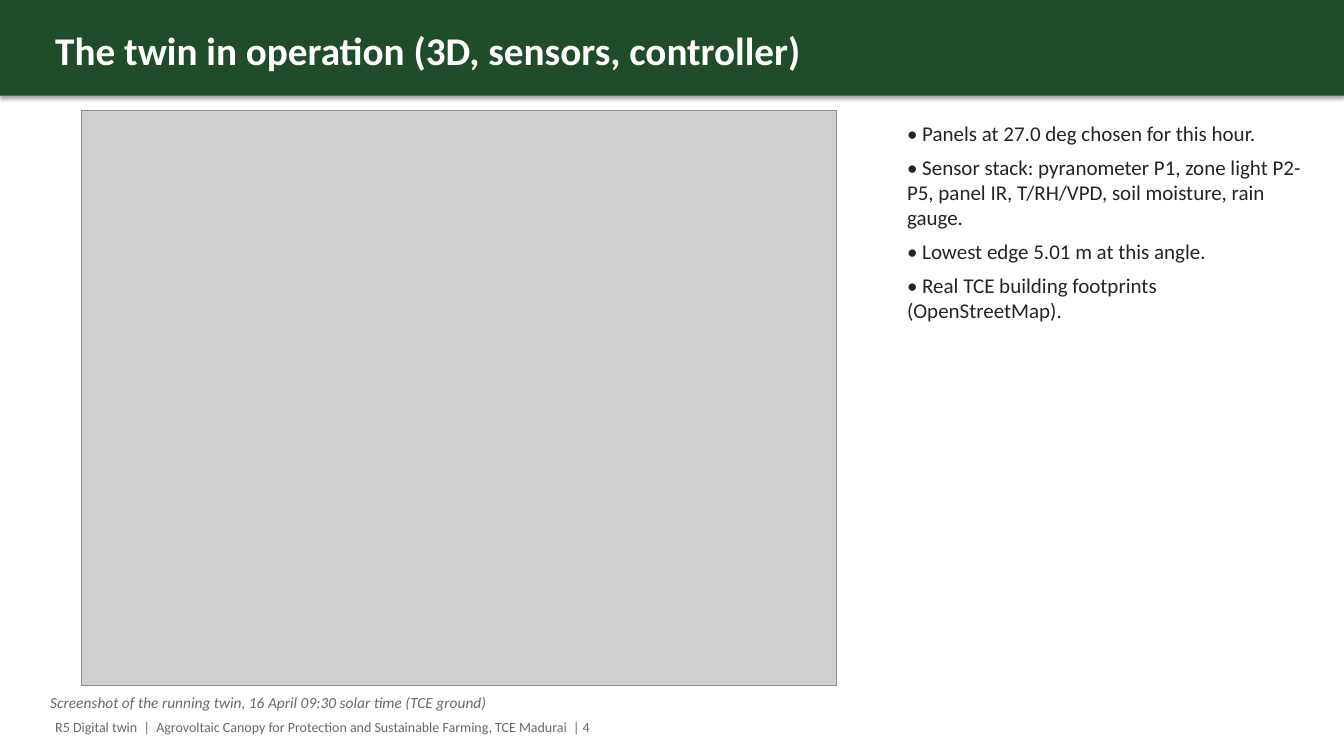
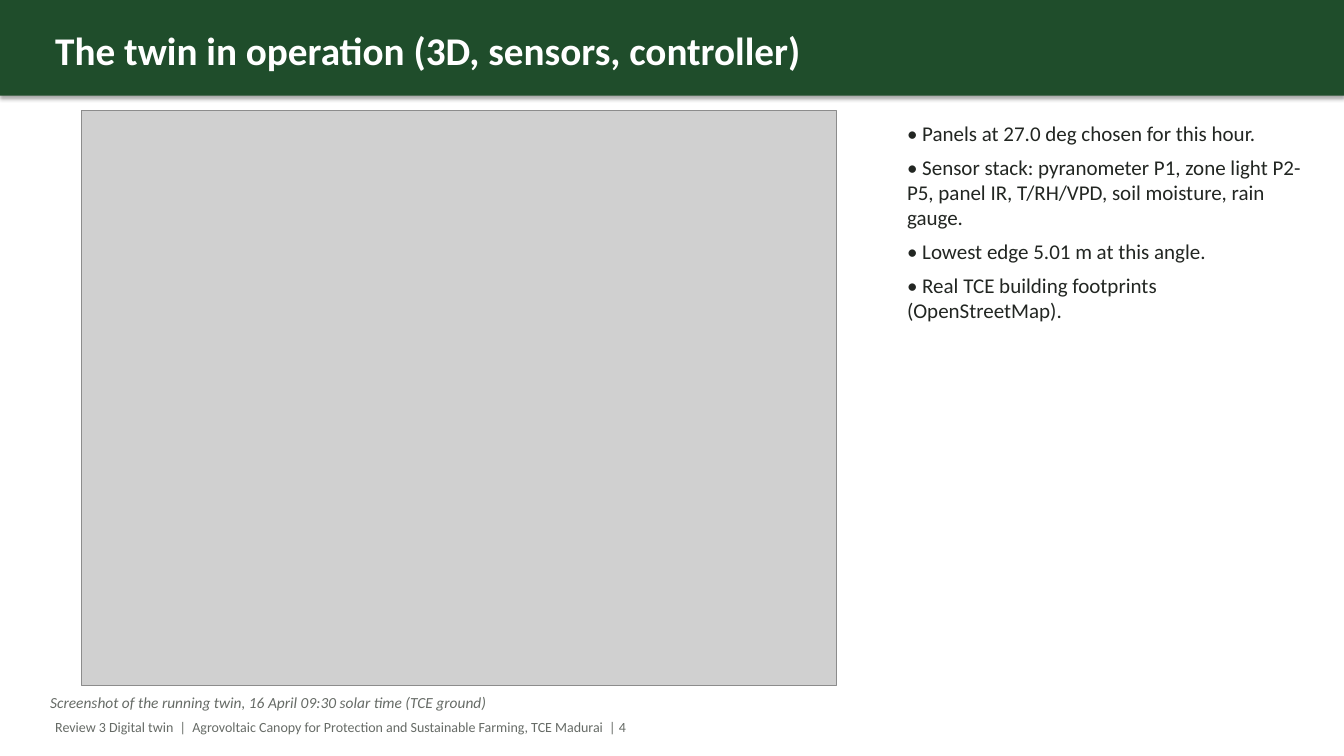
Before and after one commit to thanwin19/agrovoltaic-canopy-srmc, a slide deck: slide 4 of Proof/08_Reports_and_Posters/review_decks/Review3_Digital_Twin.pptx. Drawn at 1344x756 pixels with LibreOffice and Linux fonts; fonts in the diff are those of the drawing; grey boxes stand for pictures. Boxes give left, top, right and bottom in pixels: in the first picture for what was removed or moved away, otherwise in the second. Text is boxed around its words. In the diff, an @@ line names an element or a change of style, - is before the commit and + after.

```diff
--- a/Proof/08_Reports_and_Posters/review_decks/Review3_Digital_Twin.pptx
+++ b/Proof/08_Reports_and_Posters/review_decks/Review3_Digital_Twin.pptx
@@ text at [55, 722, 626, 735]: text changed @@
-R5 Digital twin | Agrovoltaic Canopy for Protection and Sustainable Farming, TCE Madurai | 4
+Review 3 Digital twin | Agrovoltaic Canopy for Protection and Sustainable Farming, TCE Madurai | 4
```
Also in this commit, not shown: 10 other slides changed, 2 slides added, 18 other files.
